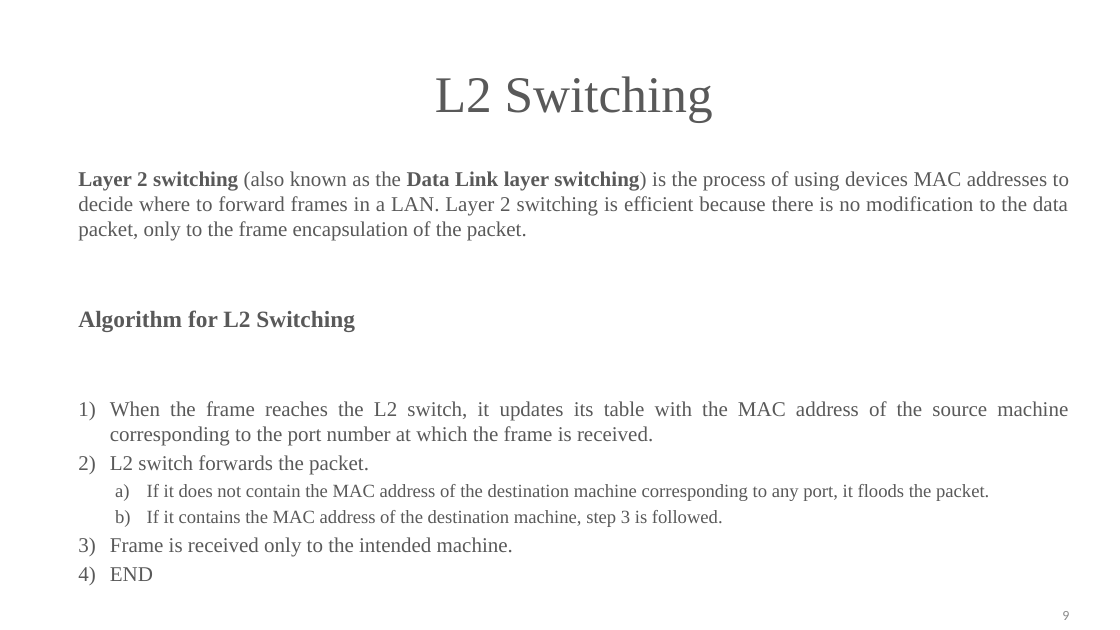
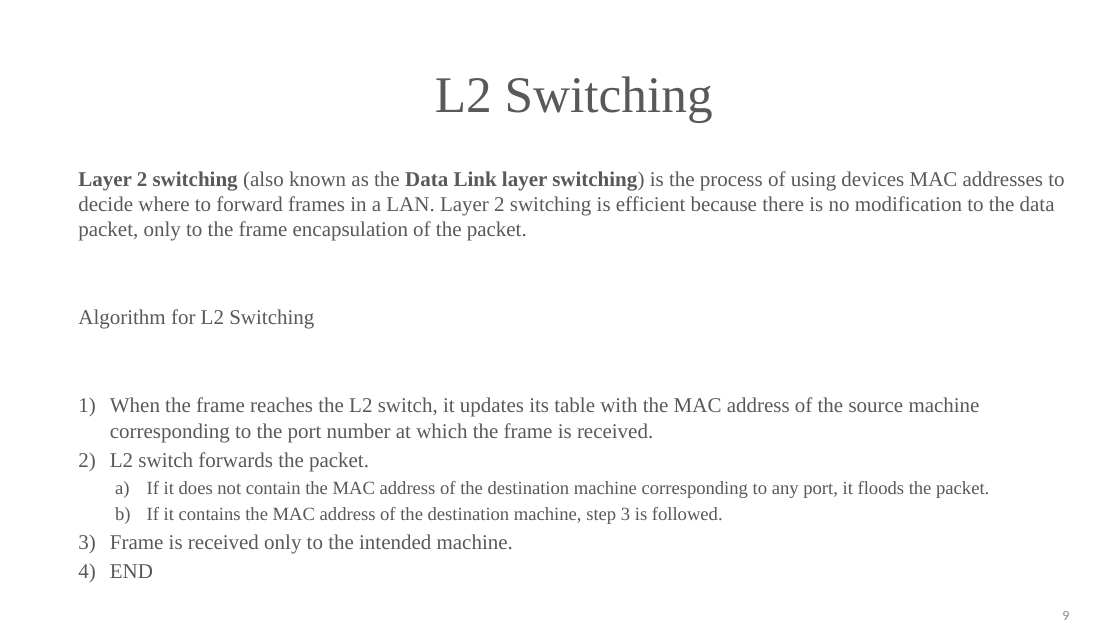
Before and after one commit to kshitizsaini113/L2-Emulator, a slide deck: slide 9 of Synopsis_Report/SynopsisPresentation.pptx. Drawn at 1120x630 pixels with LibreOffice and Linux fonts; fonts in the diff are those of the drawing; background and template pictures are left out. Boxes give left, top, right and bottom in pixels: in the first picture for what was removed or moved away, otherwise in the second. Text is boxed around its words. In the diff, an @@ line names an element or a change of style, - is before the commit and + after.

```diff
--- a/Synopsis_Report/SynopsisPresentation.pptx
+++ b/Synopsis_Report/SynopsisPresentation.pptx
@@ text "Layer 2 switching (also known ..." at (78,171,1064,578): size 20 to 18 pt, bold off in "Algorithm for L2 Switching"; alignment justified to left @@
```
Also in this commit, not shown: 3 other slides changed, 1 slide removed.
